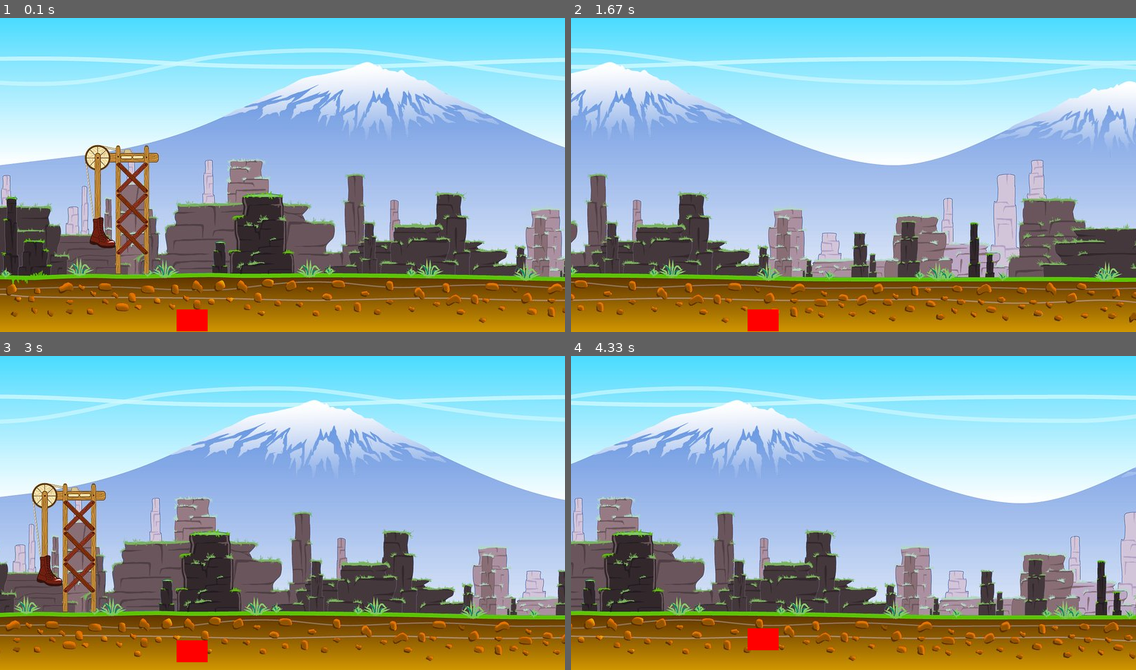
Above: before the commit, frames 1-4 (two rows, left to right).
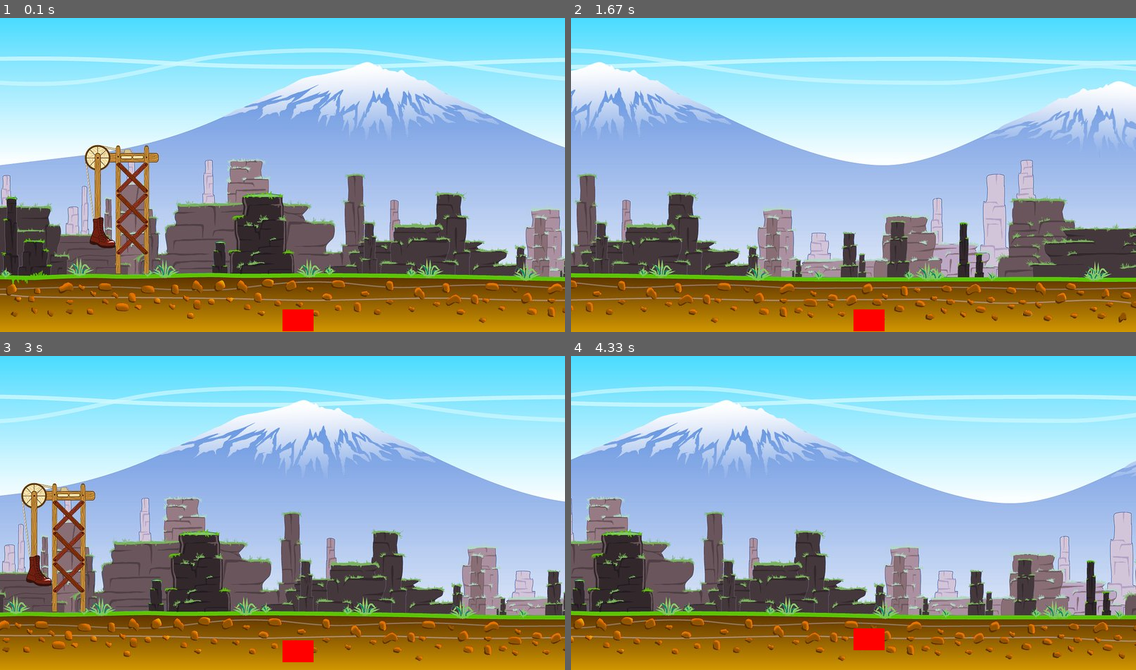
Above: after the commit, the same moments.

Repository: BrianCarducci/pygame-fun
Game: pygame game, started from main.py
Two runs of this game, one before a commit and one after it. Both use one fixed random seed, a clock stepped at 60 frames per second and the inputs below.
Inputs:
- Up to frame 1 (0.1 s): no input
- Up to frame 2 (1.67 s): hold A 0.33-0.8 s; hold Right 0.33-0.8 s; hold Right 0.83-1.3 s; tap Space at 0.9, 1.2, 1.4 s; hold Right from 1.33 s (still down)
- Up to frame 3 (3 s): tap Space at 1.7, 1.9, 2.2, 2.47, 2.77, 2.9 s; release Right at 1.8 s; hold Left 1.83-2.37 s; hold Left 2.4-2.8 s; hold Right from 2.83 s (still down)
- Up to frame 4 (4.33 s): tap Space at 3.2, 3.57, 3.87, 4.07 s; release Right at 3.47 s; hold Left 3.5-3.97 s; hold Right from 4 s (still down)

The runs differ from the first frame. In frame 1, 0.8% of the frame differs, in the area x 31-56%, y 92-100%; in frame 2, 20%; in frame 3, 23%, in the area x 0-100%, y 9-98%; in frame 4, 21%.

Commit message:
prevent player from moving behind beginning of stage

Diff:
--- a/entities/player.py
+++ b/entities/player.py
@@ -4,7 +4,8 @@
 
 
 class Player(Entity):
-    def __init__(self, x, y, width, height, vel, is_jumping, jump_count):
+    def __init__(self, x, y, width, height, vel, stage_location, is_jumping, jump_count):
+        self.stage_location = stage_location
         self.is_jumping = is_jumping
         self.jump_count = jump_count
         super().__init__(x, y, width, height, vel)
@@ -14,13 +15,18 @@
             if keys[pygame.K_LEFT] or keys[pygame.K_a]:
                 # if self.x > self.vel:
                 # self.x -= self.vel
-                background_x += self.vel
-                background_x2 += self.vel
+                if self.stage_location > self.x:
+                    self.stage_location -= self.vel
+                    background_x += self.vel
+                    background_x2 += self.vel
+                    print("x: " + str(self.x) + ", stage_location: " + str(self.stage_location))
             if keys[pygame.K_RIGHT] or keys[pygame.K_d]:
                 # if self.x <= screen_width - self.width - self.vel:
                 # self.x += self.vel
+                self.stage_location += self.vel
                 background_x -= self.vel
                 background_x2 -= self.vel
+                print("x: " + str(self.x) + ", stage_location: " + str(self.stage_location))
             if not self.is_jumping:
                 if keys[pygame.K_SPACE]:
                     self.is_jumping = True
--- a/main.py
+++ b/main.py
@@ -10,15 +10,9 @@
 def main():
     pygame.init()
 
-    # myFont = pygame.font.SysFont("Comic Sans MS", 30)
-
-    # GAME_FONT = pygame.freetype.Font("", 24)
-
     # os.environ['SDL_VIDEO_WINDOW_POS'] = str(0) + "," + str(20)
 
     # GAME_FONT = pygame.font.Font(pygame.font.get_default_font(), 25)
-    # WINDOW_WIDTH = 500
-    # WINDOW_HEIGHT = 500
     # WINDOW_WIDTH, WINDOW_HEIGHT = pyautogui.size()
     WINDOW_WIDTH, WINDOW_HEIGHT = 800, 447
 
@@ -26,22 +20,14 @@
 
     win = pygame.display.set_mode((WINDOW_WIDTH, WINDOW_HEIGHT), pygame.RESIZABLE)
 
-    GAME_FONT, background = setup()
+    GAME_FONT, background, entities = setup(WINDOW_WIDTH, WINDOW_HEIGHT)
     background_x = 0
     background_x2 = background.get_width()
 
     pygame.display.set_caption("My Game")
     pygame.init()
 
-    width = WINDOW_WIDTH/18
-    height = WINDOW_HEIGHT/14
-    x = 250
-    y = WINDOW_HEIGHT - height
-    vel = 15
-
-    player = Player(x, y, width, height, vel, False, 10)
-    entities = [player]
-
+    player = entities[0]
     text_surface = None
 
     run = True
--- a/setup.py
+++ b/setup.py
@@ -1,7 +1,29 @@
 import os
 import pygame
 
-def setup():
+from entities.player import Player
+
+
+def setup(window_width, window_height):
+    # set up background
     bg = pygame.image.load(os.path.join("assets", "backgrounds" ,"bg.png")).convert()
+
+    # set up font
     font = pygame.font.Font(pygame.font.get_default_font(), 25)
-    return font, bg
+
+    #set up player
+    width = window_width/18
+    height = window_height/14
+    # x = 250
+    y = window_height - height
+    vel = 15
+    player = Player(window_width//2, y, width, height, vel, window_width//2, False, 10)
+
+    # set up environment
+
+    # set up NPCs
+
+    # initialize array of all entities, which will be iterated through and drawn each game loop tick
+    entities = [player]
+
+    return font, bg, entities
